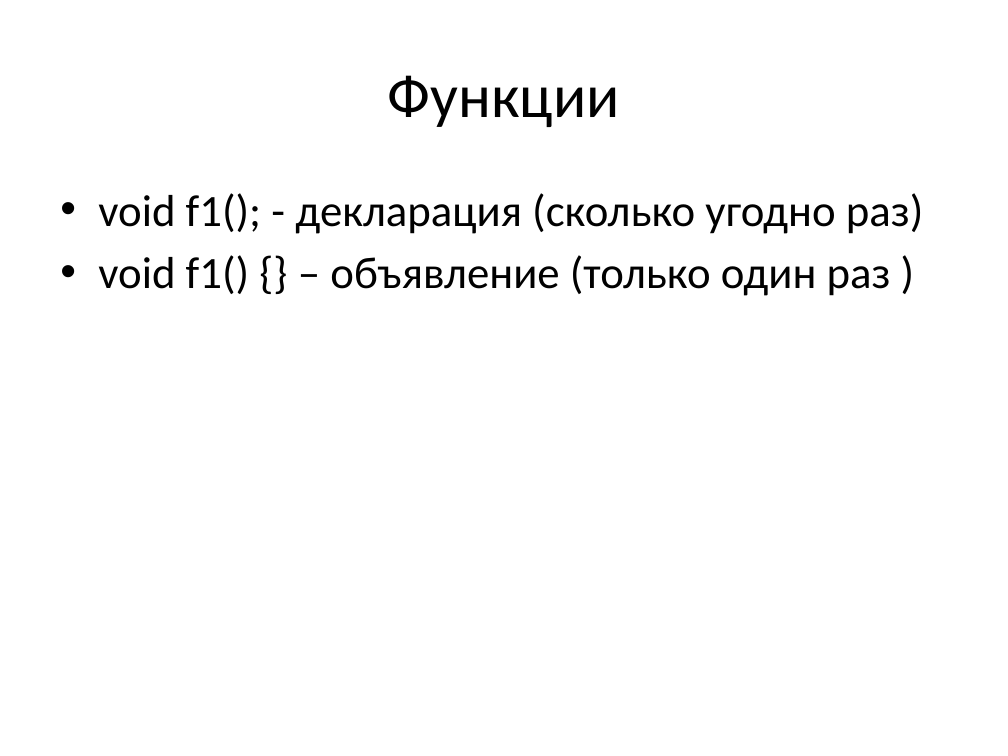
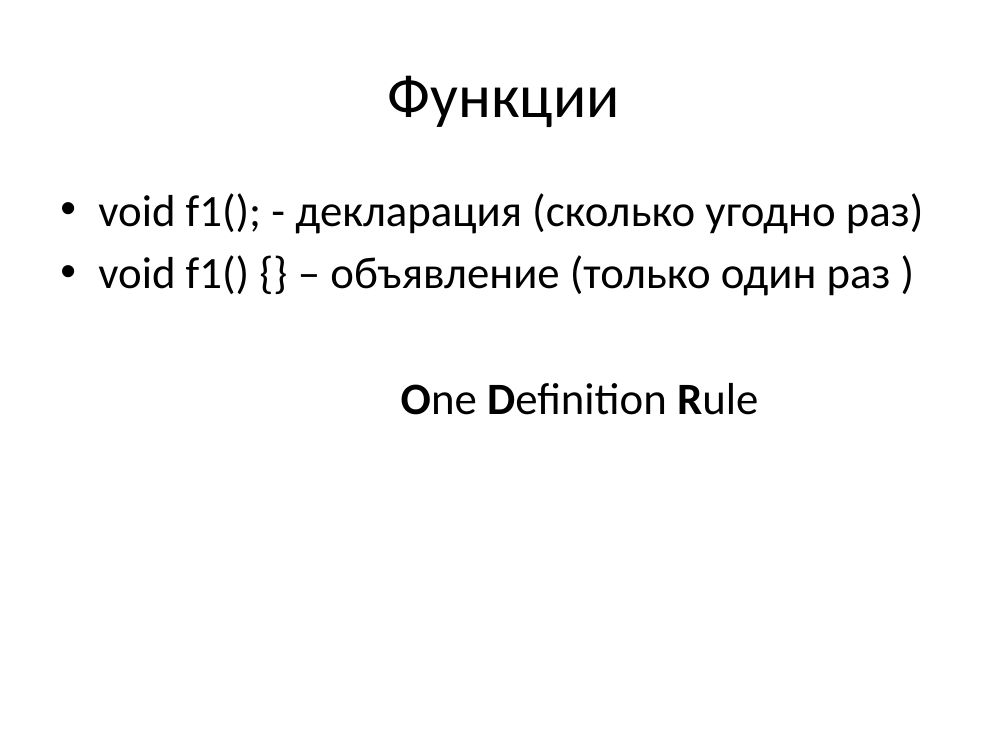
Before and after one commit to tscherkas/cpp_craft_1013, a slide deck: slide 2 of lections/cpp_craft_lec_1_part_2_v1_2.pptx. Drawn at 1008x756 pixels with LibreOffice and Linux fonts; fonts in the diff are those of the drawing. Boxes give left, top, right and bottom in pixels: in the first picture for what was removed or moved away, otherwise in the second. Text is boxed around its words. In the diff, an @@ line names an element or a change of style, - is before the commit and + after.

```diff
--- a/lections/cpp_craft_lec_1_part_2_v1_2.pptx
+++ b/lections/cpp_craft_lec_1_part_2_v1_2.pptx
@@ text at [401,383,758,415]: paragraph added @@
+One Definition Rule
```
Also in this commit, not shown: 3 other slides changed.
